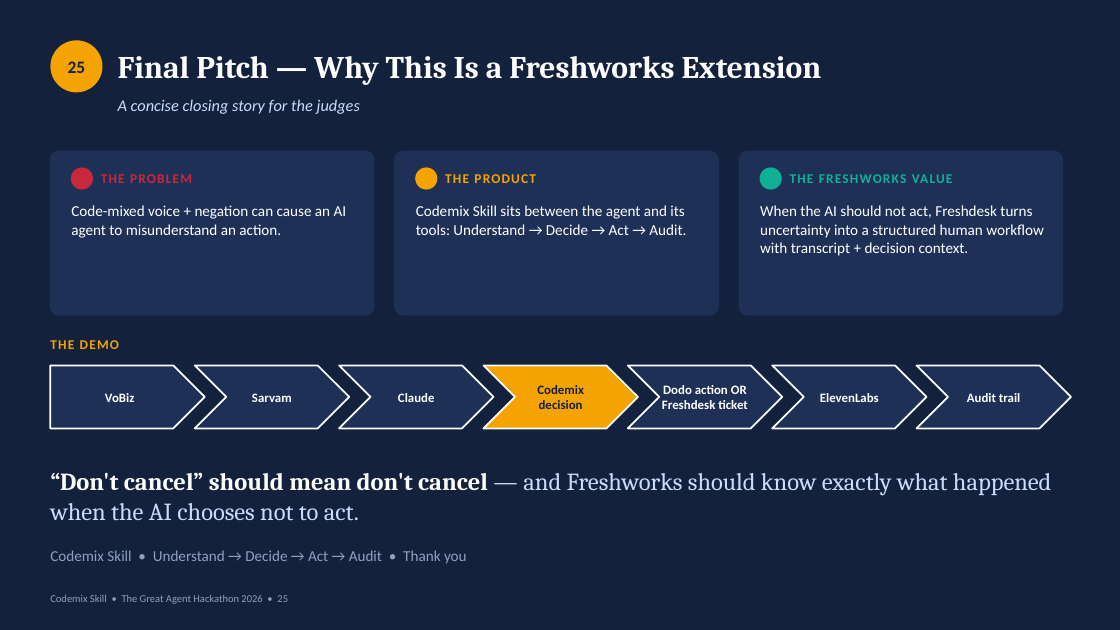
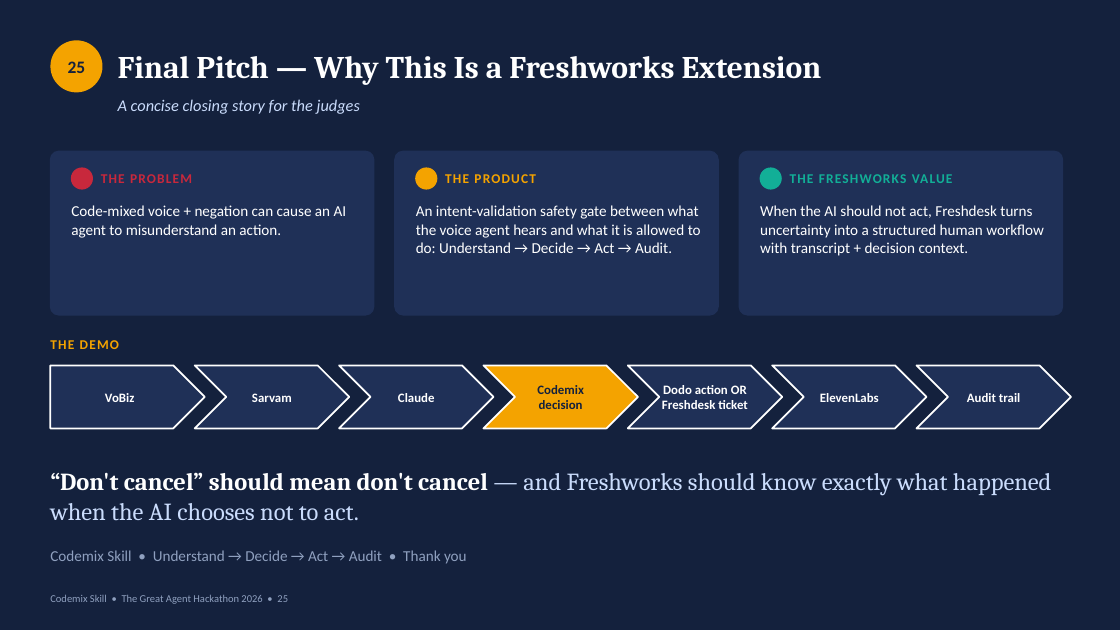
Before and after one commit to ramanathanmani/great-agent-hackathon-2026, a slide deck: slide 25 of docs/presentation/CodemixSkill-Judge-Ready.pptx. Drawn at 1120x630 pixels with LibreOffice and Linux fonts; fonts in the diff are those of the drawing. Boxes give left, top, right and bottom in pixels: in the first picture for what was removed or moved away, otherwise in the second. Text is boxed around its words. In the diff, an @@ line names an element or a change of style, - is before the commit and + after.

```diff
--- a/docs/presentation/CodemixSkill-Judge-Ready.pptx
+++ b/docs/presentation/CodemixSkill-Judge-Ready.pptx
@@ text at box(416, 205, 701, 253): text changed @@
-Codemix Skill sits between the agent and its tools: Understand → Decide → Act → Audit.
+An intent-validation safety gate between what the voice agent hears and what it is allowed to do: Understand → Decide → Act → Audit.
```
Also in this commit, not shown: 6 other slides changed, 2 other files.
